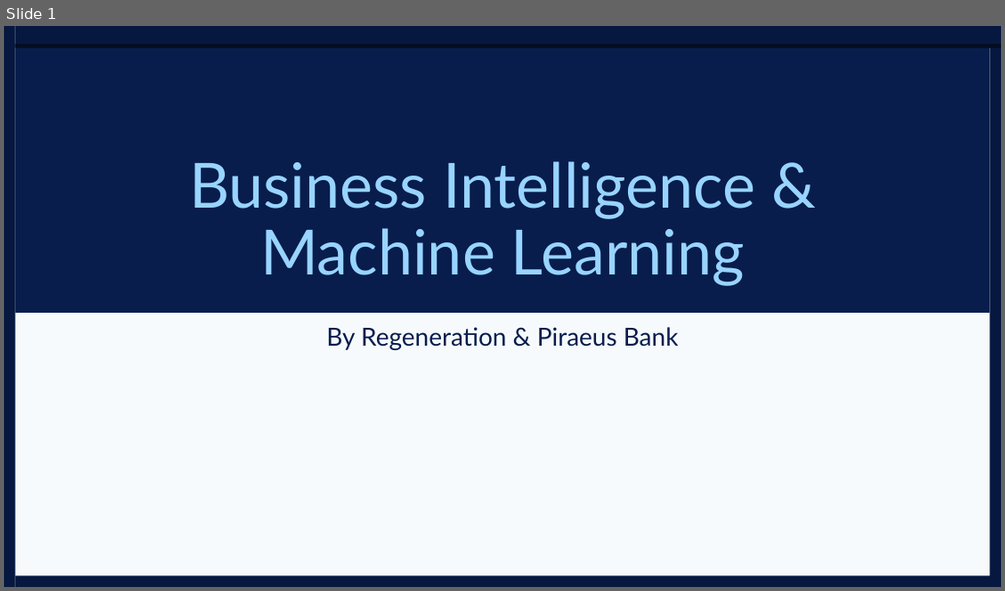
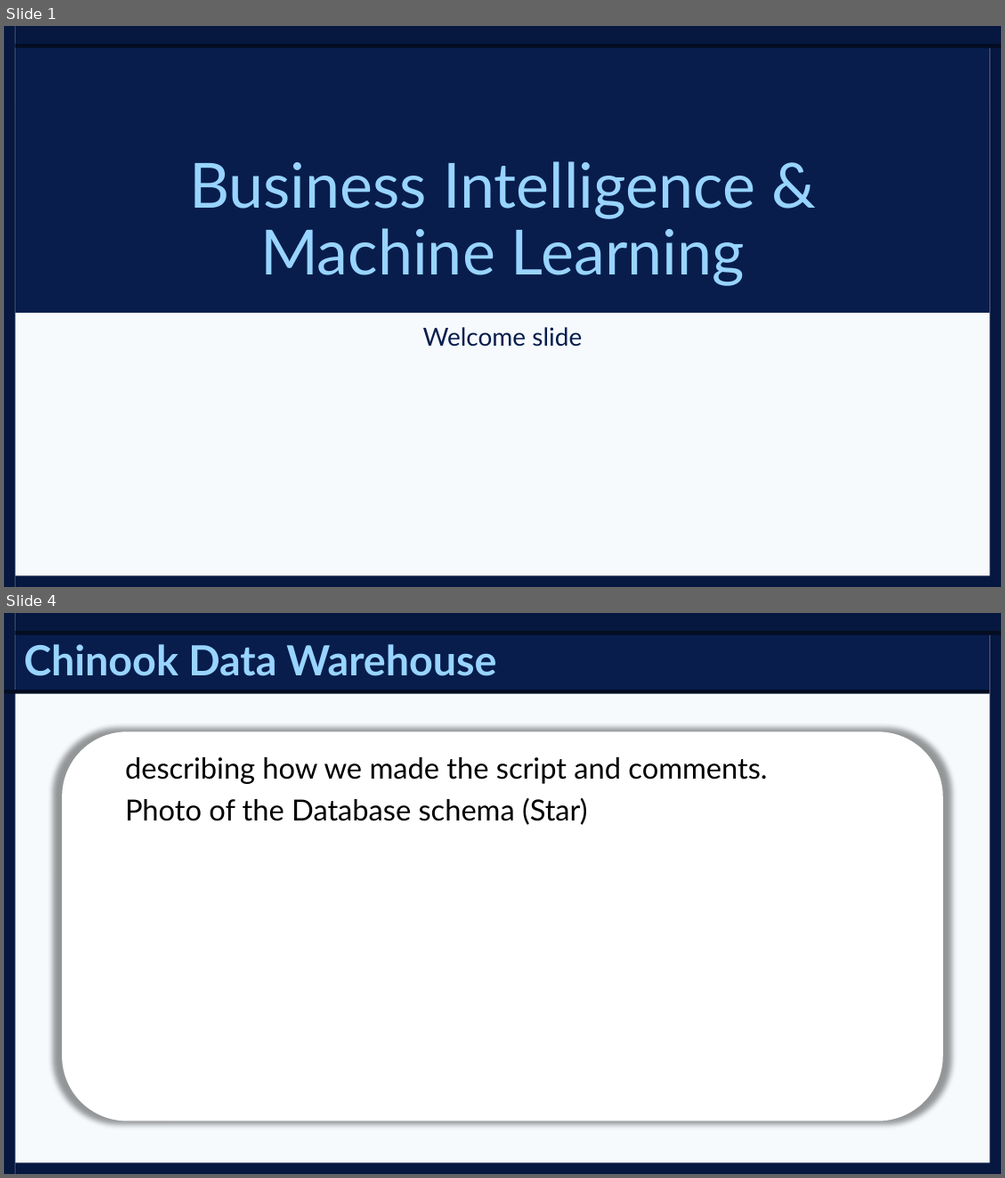
Before and after one commit to Konstant-gk/Chinook_Project, a slide deck: Chinook_Presentation/BI_ML_Presentation PART I & II.pptx. Shown one above the other, each under a label of ours: slide 1 before the commit, slides 1 and 4 after it; the slides between them are not shown. The pictures are 1005x591 and 1005x1178 pixels, drawn with LibreOffice and Linux fonts; fonts in the diff are those of the drawing. Boxes give left, top, right and bottom in pixels: in the first picture for what was removed or moved away, otherwise in the second. Text is boxed around its words. In the diff, an @@ line names an element or a change of style, - is before the commit and + after.

```diff
--- a/Chinook_Presentation/BI_ML_Presentation PART I & II.pptx
+++ b/Chinook_Presentation/BI_ML_Presentation PART I & II.pptx
@@ slide 4 added at (4, 613, 1001, 1174), background #FFFFFF; not listed: 5 template elements that a slide beside it also shows @@
@@ rectangle added at (16, 630, 989, 690), fill #081D4C @@
@@ title added at (24, 644, 496, 676), 40 pt, text #98D4FF, bold @@
+Chinook Data Warehouse
@@ rectangle added at (4, 690, 989, 693), fill #040D22 @@
@@ rectangle added at (16, 694, 989, 1163), fill #F6FAFD @@
@@ rounded rectangle added at (63, 732, 943, 1121), fill #FFFFFF @@
@@ text added at (125, 757, 767, 825), 28 pt, text #000000 @@
+describing how we made the script and comments.
+Photo of the Database schema (Star)
@@ slide 1 changed as well @@
@@ subtitle at (423, 327, 582, 346): text changed @@
-By Regeneration & Piraeus Bank
+Welcome slide
```
Also in this commit, not shown: 1 other slide changed, 14 other slides added, 12 slides removed.
